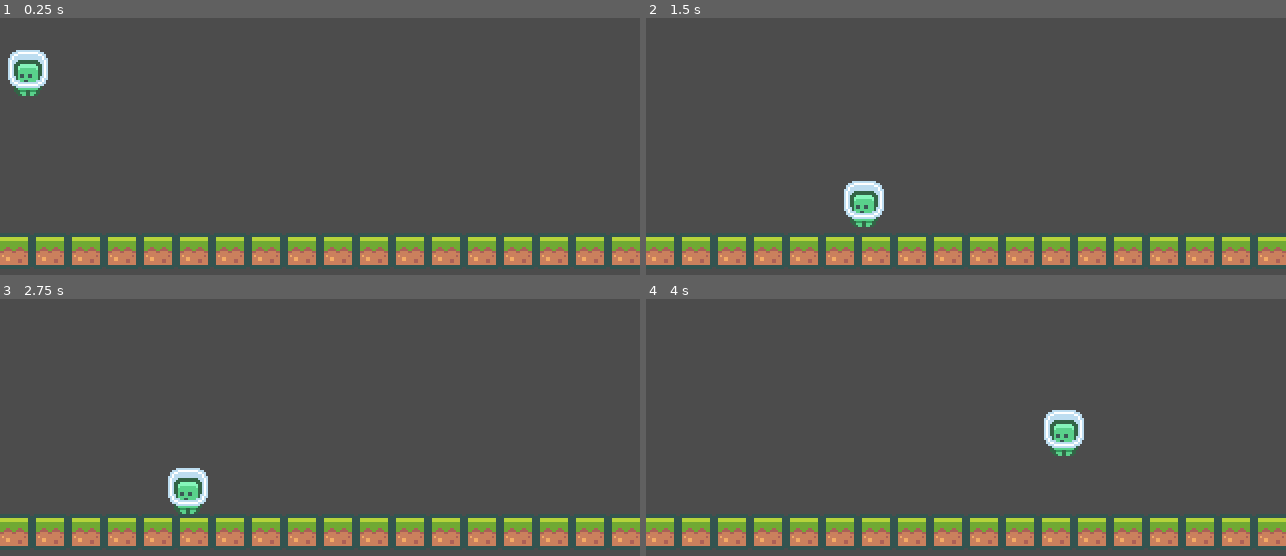
Above: before the commit, frames 1-4 (two rows, left to right).
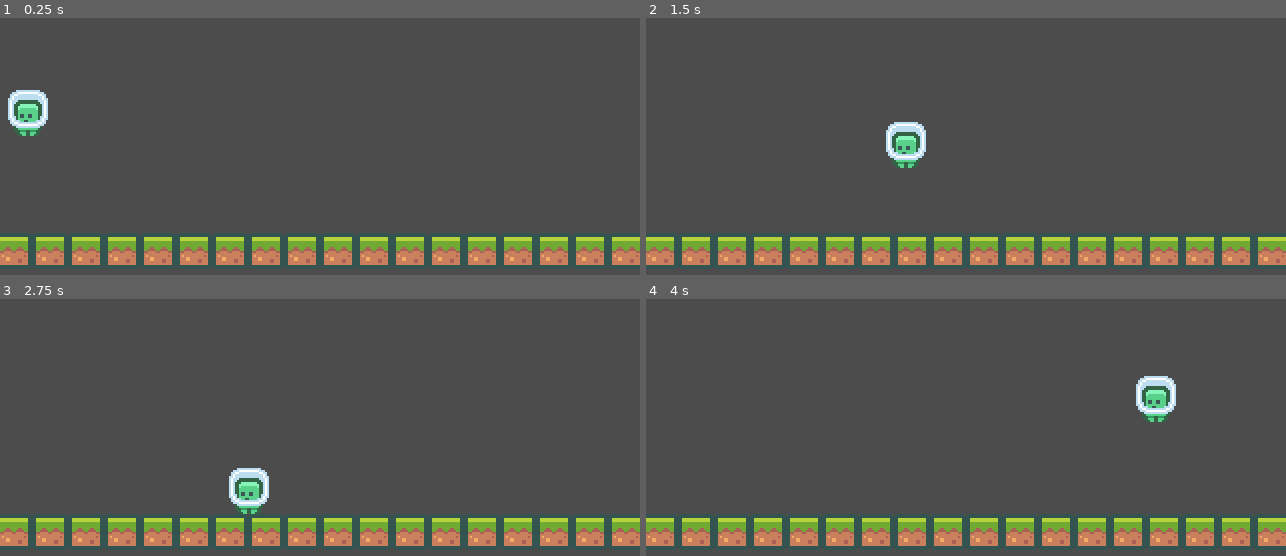
Above: after the commit, the same moments.

Repository: edivancamargo/2DPlatformerUdemy
Game: Godot game, scene res://scenes/Main.tscn
The game is run twice, just before and just after one commit, with the same random seed, the same clock (stepped at 60 frames per second) and the same inputs.
Inputs:
- Up to frame 1 (0.25 s): no input
- Up to frame 2 (1.5 s): hold Right (move_right) from 0.53 s (still down); tap Space (jump) at 0.6, 0.77, 1.07, 1.35 s
- Up to frame 3 (2.75 s): tap Space (jump) at 1.52, 1.82, 2.1 s; release Right (move_right) at 2.03 s; hold Left (move_left) from 2.03 s (still down)
- Up to frame 4 (4 s): release Left (move_left) at 2.78 s; hold Right (move_right) from 2.78 s (still down); tap Space (jump) at 2.85, 3.02, 3.32, 3.6, 3.77 s

The runs differ from the first frame. In frame 1, 1.8% of the frame differs, in the area x 1-8%, y 12-46%; in frame 2, 1.9%, in the area x 30-44%, y 40-82%; in frame 3, 1.9%; in frame 4, 1.9%.

Commit message:
using lerp to decrease player horizontal velocity. Improved player movement

Diff:
--- a/scenes/Player.gd
+++ b/scenes/Player.gd
@@ -1,13 +1,21 @@
 extends KinematicBody2D
 
-var gravity: int = 400
+var gravity: int = 1000
 var velocity: Vector2 = Vector2.ZERO
-var maxHorizontalSpeed: int = 100
-var jumpSpeed: int = 180
+var maxHorizontalSpeed: int = 125
+var horizontalAcceleration: int = 2000
+var jumpSpeed: int = 320
 var movePlayerVector: Vector2 = Vector2.ZERO
 
 func _process(delta) -> void:
-	velocity.x = movePlayerVector.x * maxHorizontalSpeed
+	velocity.x += movePlayerVector.x * horizontalAcceleration * delta
+
+	if movePlayerVector.x == 0:
+		# https://www.gamedeveloper.com/programming/improved-lerp-smoothing-
+		# lerp is frame rate dependent. Doing the way below it fixes it.
+		velocity.x = lerp(0, velocity.x, pow(2, -50 * delta))
+
+	velocity.x = clamp(velocity.x, -maxHorizontalSpeed, maxHorizontalSpeed)
 
 	if (movePlayerVector.y < 0 and is_on_floor()):
 		velocity.y = movePlayerVector.y * jumpSpeed
